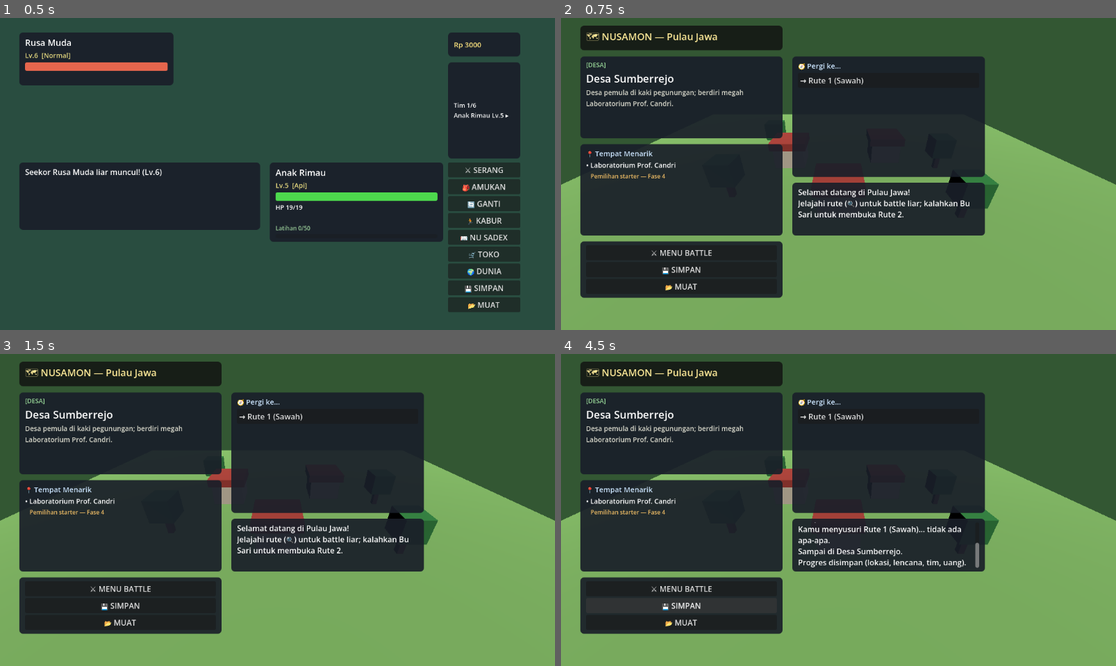
Above: before the commit, frames 1-4 (two rows, left to right).
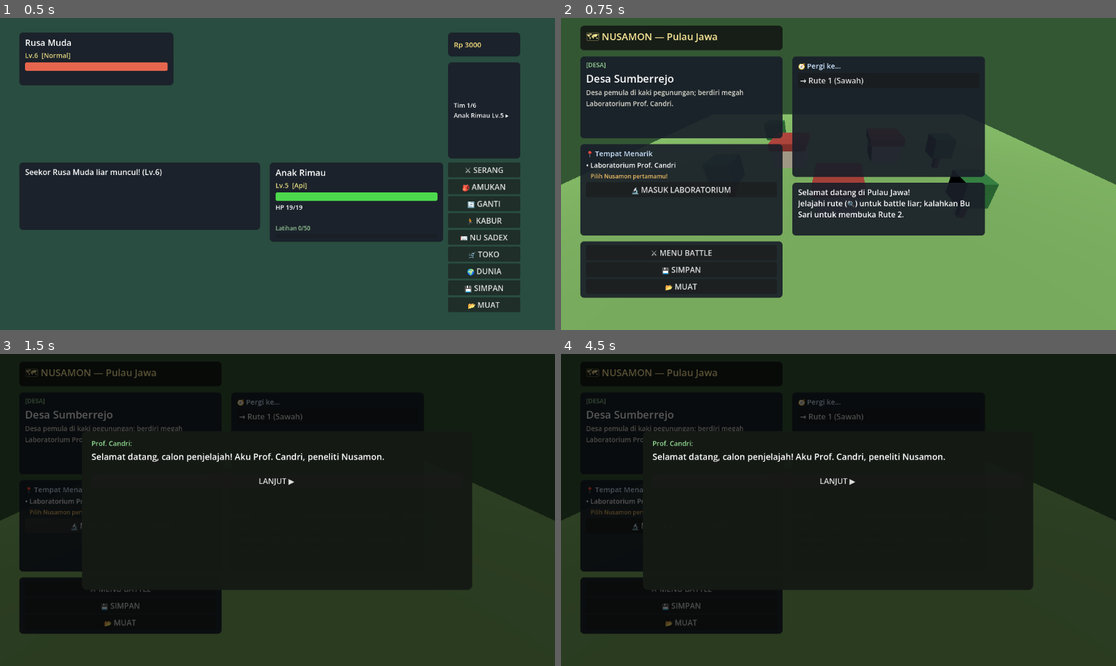
Above: after the commit, the same moments.

Repository: adminberitakarya-Aji/nusamon
Game: Godot game, scene res://game/battle/battle_scene.tscn
The game is run twice, just before and just after one commit, with the same random seed, the same clock (stepped at 60 frames per second) and the same inputs.
Inputs (mouse positions are in pixels of both pictures, inside the frame that each line leads up to):
- Up to frame 1 (0.5 s): no input
- Up to frame 2 (0.75 s): click "🌍 DUNIA" at 0.5 s
- Up to frame 3 (1.5 s): click (122, 525) at 1.25 s, where only the run after the commit has a clickable "🔬 MASUK LABORATORIUM"
- Up to frame 4 (4.5 s): click "→ Rute 1 (Sawah)" at 2 s; click (888, 416) at 2.75 s, where only the run before the commit has a clickable "🔍 JELAJAHI"; click (888, 432) at 3.5 s, where only the run before the commit has a clickable "→ Desa Sumberrejo"; click "💾 SIMPAN" at 4.25 s

Frame 1 is identical in both runs. In frame 2, 0.3% of the frame differs, in the area x 6-31%, y 49-57%; in frame 3, 82%; in frame 4, 84%, in the area x 0-100%, y 0-100%.

Commit message:
Fase 4: starter selection + cutscene Prof. Candri — pilih Anak Rimau/Orangkici/Penyuci di Lab (data-driven POI aksi+dialog), Progres.starter_id terkunci & persisten (Simpanan v2), gating encounter/gym, battle scene pakai starter — 28 asersi hijau (test_starter)

Diff:
--- a/data/world.json
+++ b/data/world.json
@@ -10,7 +10,18 @@
       "jenis": "desa",
       "deskripsi": "Desa pemula di kaki pegunungan; berdiri megah Laboratorium Prof. Candri.",
       "tempat": [
-        { "id": "lab_candri", "nama": "Laboratorium Prof. Candri", "status": "menyusul", "catatan": "Pemilihan starter — Fase 4" }
+        {
+          "id": "lab_candri",
+          "nama": "Laboratorium Prof. Candri",
+          "status": "aktif",
+          "catatan": "Pilih Nusamon pertamamu!",
+          "aksi": "pilih_starter",
+          "dialog": [
+            "Selamat datang, calon penjelajah! Aku Prof. Candri, peneliti Nusamon.",
+            "Alam Nusantara penuh Nusamon luar biasa — dan saatnya kamu punya sahabat pertama!",
+            "Pilih satu dari tiga Nusamon ini. Mereka akan menemanimu menjelajahi seluruh Indonesia!"
+          ]
+        }
       ],
       "encounters": []
     },
--- a/game/battle/battle_scene.gd
+++ b/game/battle/battle_scene.gd
@@ -6,7 +6,7 @@
 
 const WILD_IDS := [22, 23, 24]          # rusa, monyet, ayam (Common — Jawa)
 const WILD_LEVEL_RANGE := [2, 6]
-const PLAYER_ID := 1                    # anak rimau (sebelum starter selection)
+const PLAYER_ID := 1                    # placeholder bila starter belum dipilih (Fase 4)
 const PLAYER_LEVEL := 5
 
 var data := {}
@@ -80,9 +80,11 @@
 ## (placeholder pusat pemulihan — Fase 2/3), lalu mon aktif jadi player.
 func _siapkan_pemain() -> void:
 	if Tim.jumlah() == 0:
-		var spesies_p := NusamonData.find_species(data, PLAYER_ID)
+		# starter hasil pemilihan di Lab (Fase 4) — placeholder anak rimau bila belum
+		var id_p := Progres.starter_id if Progres.sudah_pilih_starter() else PLAYER_ID
+		var spesies_p := NusamonData.find_species(data, id_p)
 		Tim.tambah(NusamonInstance.create(
-			spesies_p, data["detailSpesies"][str(PLAYER_ID)], 0, PLAYER_LEVEL))
+			spesies_p, data["detailSpesies"][str(id_p)], 0, PLAYER_LEVEL))
 	if Tim.pulihkan_semua() > 0:
 		_log("Tim dipulihkan di pusat pemulihan.")
 	player = Tim.aktif()  # EXP/level/evolusi tersimpan di anggota tim
--- a/game/scripts/core/progres.gd
+++ b/game/scripts/core/progres.gd
@@ -7,6 +7,7 @@
 
 static var lokasi: String = ""   # id lokasi pemain; "" = belum mulai jelajah
 static var lencana: Array = []   # id lencana gym (int), urut perolehan
+static var starter_id := 0       # id spesies starter (1 Rimau/2 Orangutan/3 Penyu); 0 = belum
 
 
 ## Kembalikan ke kondisi awal (prototipe/tes).
@@ -14,6 +15,18 @@
 	lokasi = ""
 	lencana = []
 	trainer_kalah = []
+	starter_id = 0
+
+
+## Starter sudah dipilih di Lab Prof. Candri? (Fase 4)
+static func sudah_pilih_starter() -> bool:
+	return starter_id > 0
+
+
+## Tetapkan starter — sekali saja (tidak bisa diganti).
+static func pilih_starter(id: int) -> void:
+	if starter_id == 0:
+		starter_id = id
 
 
 static func punya_lencana(id: int) -> bool:
--- a/game/scripts/core/simpanan.gd
+++ b/game/scripts/core/simpanan.gd
@@ -31,6 +31,7 @@
 			"lokasi": Progres.lokasi,
 			"lencana": Progres.lencana.duplicate(),
 			"trainer_kalah": Progres.trainer_kalah.duplicate(),
+			"starter": Progres.starter_id,
 		}}
 
 
@@ -115,6 +116,7 @@
 		Progres.trainer_kalah = []
 		for t in p.get("trainer_kalah", []):
 			Progres.tandai_kalah_trainer(String(t))
+		Progres.starter_id = maxi(0, int(p.get("starter", 0)))
 
 
 ## Hapus save file (prototipe/tes); true bila tak ada file / berhasil dihapus.
--- /dev/null
+++ b/game/tests/test_starter.gd
@@ -0,0 +1,143 @@
+extends SceneTree
+## Tes headless starter selection + cutscene (Fase 4 langkah 1): data POI lab,
+## Progres starter (terkunci sekali), cutscene world scene → starter masuk tim,
+## gating encounter/gym, starter dipakai battle scene, persistensi.
+## Jalankan: godot --headless --script game/tests/test_starter.gd
+## (atau: powershell -File tools\run_tests.ps1)
+
+var gagal := 0
+var lulus := 0
+
+
+func cek(nama: String, kondisi: bool, info := "") -> void:
+	if kondisi:
+		lulus += 1
+		print("[LULUS] " + nama)
+	else:
+		gagal += 1
+		print("[GAGAL] " + nama + (": " + info if info != "" else ""))
+
+
+func _init() -> void:
+	_mulai.call_deferred()
+
+
+func _mulai() -> void:
+	print("=== Tes Starter Selection NUSAMON ===")
+	var dunia := NusamonData.load_world()
+	var nusamons := NusamonData.load_nusamons()
+	cek("world.json terbaca", not dunia.is_empty())
+	cek("nusamons.json terbaca", not nusamons.is_empty())
+	if dunia.is_empty() or nusamons.is_empty():
+		quit(1)
+		return
+
+	# ---------- 1. data POI lab (data-driven)
+	var lab := WorldEngine.lokasi(dunia, "desa_sumberrejo")
+	var poi_lab := {}
+	for t in lab.get("tempat", []):
+		if String(t.get("id", "")) == "lab_candri":
+			poi_lab = t
+	cek("POI lab_candri ada", not poi_lab.is_empty())
+	cek("POI lab aksi = pilih_starter", String(poi_lab.get("aksi", "")) == "pilih_starter")
+	cek("POI lab punya dialog cutscene (>=3 baris)",
+		(poi_lab.get("dialog", []) as Array).size() >= 3)
+
+	# ---------- 2. data starter trio (roster: Rimau/Orangutan/Penyu)
+	var trio_ok := true
+	for pasangan in [[1, "Anak Rimau", "Api"], [2, "Orangkici", "Daun"], [3, "Penyuci", "Air"]]:
+		var sp := NusamonData.find_species(nusamons, pasangan[0])
+		if sp.is_empty() or String(sp.get("rarity", "")) != "starter":
+			trio_ok = false
+			continue
+		var t0: Dictionary = sp.get("tahapan", [{}])[0]
+		if String(t0.get("nama", "")) != pasangan[1] or not (t0.get("tipe", []) as Array).has(pasangan[2]):
+			trio_ok = false
+	cek("trio starter (1/2/3): rarity starter + nama & tipe tahap 0 benar", trio_ok)
+
+	# ---------- 3. Progres starter: terkunci sekali
+	Progres.reset()
+	cek("belum memilih starter", not Progres.sudah_pilih_starter())
+	Progres.pilih_starter(2)
+	Progres.pilih_starter(1)   # harus ditolak — sekali pilih
+	cek("starter terkunci (tidak bisa diganti)",
+		int(Progres.starter_id) == 2 and Progres.sudah_pilih_starter())
+	Progres.reset()
+	cek("reset menghapus starter", not Progres.sudah_pilih_starter())
+
+	# ---------- 4. cutscene world scene → starter masuk tim
+	Inventori.reset()
+	Tim.reset()
+	Nusadex.reset()
+	Simpanan.hapus()
+	Progres.reset()
+	Progres.lokasi = "desa_sumberrejo"
+	var paket: PackedScene = load("res://game/world/world_scene.tscn")
+	cek("world scene termuat", paket != null)
+	if paket == null:
+		quit(1)
+		return
+	var dunia_scene: Control = paket.instantiate()
+	root.add_child(dunia_scene)
+	# gating: tanpa starter, encounter & gym ditolak
+	dunia_scene._cari_encounter()
+	cek("encounter ditolak tanpa starter",
+		dunia_scene.log_label.text.contains("Pilih Nusamon pertamamu"))
+	dunia_scene._tantang_gym("bu_sari")
+	cek("gym ditolak tanpa starter",
+		dunia_scene.log_label.text.contains("Pilih Nusamon pertamamu"))
+	# cutscene: buka → lanjut melewati dialog → muncul pilihan → pilih Orangkici (2)
+	dunia_scene._buka_cutscene_starter()
+	cek("cutscene overlay terbuka", dunia_scene.cutscene_overlay != null)
+	cek("cutscene baris terisi dari data", dunia_scene.cutscene_baris.size() >= 3)
+	for i in dunia_scene.cutscene_baris.size():
+		dunia_scene._tampilkan_langkah_cutscene()
+		dunia_scene.cutscene_idx += 1
+	dunia_scene._tampilkan_langkah_cutscene()
+	cek("setelah dialog habis → langkah pilihan (overlay tetap)",
+		dunia_scene.cutscene_overlay != null and dunia_scene.cutscene_idx >= dunia_scene.cutscene_baris.size())
+	dunia_scene._pilih_starter(2)
+	cek("starter tersimpan di progres", int(Progres.starter_id) == 2)
+	cek("starter masuk tim (1 anggota)", Tim.jumlah() == 1)
+	cek("starter = Orangkici Lv.5",
+		String(Tim.aktif().display_name) == "Orangkici" and int(Tim.aktif().level) == 5)
+	cek("tipe starter = Daun", (Tim.aktif().types as Array).has("Daun"))
+	cek("nusadex: starter terlihat & tertangkap",
+		Nusadex.sudah_lihat(2) and Nusadex.sudah_tangkap(2))
+	cek("cutscene ditutup setelah memilih", dunia_scene.cutscene_overlay == null)
+	cek("log: ucapan perpisahan Prof. Candri",
+		dunia_scene.log_label.text.contains("Pilihan bagus"))
+	cek("starter tersimpan otomatis", FileAccess.file_exists(Simpanan.PATH))
+	# pilih ulang ditolak
+	dunia_scene._pilih_starter(1)
+	cek("pilih ulang ditolak (tim tetap 1)", Tim.jumlah() == 1 and int(Progres.starter_id) == 2)
+
+	# ---------- 5. persistensi starter (Simpanan v2)
+	Simpanan.terapkan(Simpanan.ambil_state())
+	cek("starter direstore dari state", int(Progres.starter_id) == 2 and Tim.jumlah() == 1)
+
+	# ---------- 6. battle scene memakai starter hasil pilihan
+	TrainerEngine.set_antrean("")   # pastikan tak ada antrean trainer
+	EncounterSystem.reset()
+	var paket_b: PackedScene = load("res://game/battle/battle_scene.tscn")
+	var battle: Control = paket_b.instantiate()
+	root.add_child(battle)
+	cek("battle scene: player = starter Orangkici",
+		String(battle.player.display_name) == "Orangkici" and int(battle.player.level) == 5,
+		"aktual " + String(battle.player.display_name))
+	cek("battle scene: wild battle liar tetap jalan", battle.wild != null)
+
+	# ---------- 7. placeholder lama tetap dipakai bila starter belum dipilih
+	Progres.reset()
+	Tim.reset()
+	Nusadex.reset()
+	Simpanan.hapus()   # cegah auto-load mengembalikan starter lama
+	var battle2: Control = paket_b.instantiate()
+	root.add_child(battle2)
+	cek("tanpa starter → placeholder anak rimau",
+		String(battle2.player.display_name) == "Anak Rimau",
+		"aktual " + String(battle2.player.display_name))
+
+	# ---------- ringkasan
+	print("=== Hasil: %d lulus, %d gagal ===" % [lulus, gagal])
+	quit(1 if gagal > 0 else 0)
--- a/game/world/world_scene.gd
+++ b/game/world/world_scene.gd
@@ -191,6 +191,9 @@
 			continue
 		daftar_tempat.add_child(_label("• %s" % String(t.get("nama", "?")), 14))
 		daftar_tempat.add_child(_label("   %s" % String(t.get("catatan", "")), 12, Color(0.95, 0.75, 0.4)))
+		# POI dengan aksi (Fase 4): lab starter — hanya bila belum memilih
+		if String(t.get("aksi", "")) == "pilih_starter" and not Progres.sudah_pilih_starter():
+			_tombol("🔬 MASUK LABORATORIUM", daftar_tempat, _buka_cutscene_starter)
 
 	# panel gym (Fase 3 langkah 3): leader, tim, hadiah — battle = langkah 4
 	if not trainer_gym.is_empty():
@@ -253,6 +256,9 @@
 
 ## Jelajahi rute → rol peluang encounter → battle liar (Fase 3 langkah 2).
 func _cari_encounter() -> void:
+	if Tim.jumlah() == 0:
+		_catatan("Pilih Nusamon pertamamu di Laboratorium Prof. Candri dulu!")
+		return
 	var cur := WorldEngine.lokasi(db, Progres.lokasi)
 	if not EncounterSystem.terjadi(cur, rng):
 		_catatan("Kamu menyusuri %s... tidak ada apa-apa." % String(cur.get("nama", "?")))
@@ -267,8 +273,116 @@
 	get_tree().change_scene_to_file(SCENE_BATTLE)
 
 
+# ------------------------------------------------------------ cutscene starter (Fase 4)
+
+const STARTER_LEVEL := 5
+const STARTER_IDS := [1, 2, 3]           # Rimau (Api) / Orangutan (Daun) / Penyu (Air)
+
+var cutscene_baris: Array = []
+var cutscene_idx := 0
+var cutscene_overlay: Control = null
+
+
+## Masuk laboratorium → cutscene Prof. Candri → pilih starter.
+func _buka_cutscene_starter() -> void:
+	var lab := WorldEngine.lokasi(db, Progres.lokasi)
+	var dialog: Array = []
+	for t in lab.get("tempat", []):
+		if String(t.get("id", "")) == "lab_candri":
+			dialog = t.get("dialog", [])
+	cutscene_baris = dialog
+	cutscene_idx = 0
+	_tampilkan_langkah_cutscene()
+
+
+func _tampilkan_langkah_cutscene() -> void:
+	if cutscene_overlay != null:
+		cutscene_overlay.queue_free()
+		cutscene_overlay = null
+	# overlay layar penuh — memblok interaksi panel di belakangnya
+	var overlay := ColorRect.new()
+	overlay.color = Color(0, 0, 0, 0.65)
+	overlay.set_anchors_preset(Control.PRESET_FULL_RECT)
+	overlay.mouse_filter = Control.MOUSE_FILTER_STOP
+	add_child(overlay)
+	cutscene_overlay = overlay
+	var panel := PanelContainer.new()
+	var st := StyleBoxFlat.new()
+	st.bg_color = Color(0.08, 0.1, 0.08, 0.97)
+	st.set_corner_radius_all(10)
+	st.content_margin_left = 20
+	st.content_margin_right = 20
+	st.content_margin_top = 16
+	st.content_margin_bottom = 16
+	panel.add_theme_stylebox_override("panel", st)
+	panel.position = Vector2(170, 160)
+	panel.custom_minimum_size = Vector2(810, 330)
+	overlay.add_child(panel)
+	var v := VBoxContainer.new()
+	panel.add_child(v)
+	if cutscene_idx < cutscene_baris.size():
+		# langkah dialog: teks + tombol lanjut
+		v.add_child(_label("Prof. Candri:", 14, Color(0.6, 0.9, 0.6)))
+		v.add_child(_label(String(cutscene_baris[cutscene_idx]), 18))
+		var spasi := Control.new()
+		spasi.custom_minimum_size = Vector2(0, 14)
+		v.add_child(spasi)
+		_tombol_layar(v, "LANJUT ▶", func() -> void:
+			cutscene_idx += 1
+			_tampilkan_langkah_cutscene())
+	else:
+		# langkah akhir: pilihan starter (data nusamons.json: nama & tipe tahap 0)
+		v.add_child(_label("Pilih Nusamon pertamamu — sahabat petualanganmu!",
+			18, Color(1.0, 0.92, 0.6)))
+		var spasi := Control.new()
+		spasi.custom_minimum_size = Vector2(0, 10)
+		v.add_child(spasi)
+		for sid in STARTER_IDS:
+			var sp := NusamonData.find_species(nusamons, sid)
+			var tahap0: Dictionary = sp.get("tahapan", [{}])[0]
+			var tipe := " / ".join(tahap0.get("tipe", []))
+			var b := _tombol_layar(v, "%s — tipe %s" % [String(tahap0.get("nama", "?")), tipe],
+				func() -> void: _pilih_starter(sid))
+			b.alignment = HORIZONTAL_ALIGNMENT_LEFT
+
+
+func _tombol_layar(induk: VBoxContainer, tek: String, cb: Callable) -> Button:
+	var b := Button.new()
+	b.text = tek
+	b.pressed.connect(cb)
+	induk.add_child(b)
+	return b
+
+
+## Terima starter: masuk tim Lv.%d, Nusadex terisi, progres terkunci & tersimpan.
+func _pilih_starter(sid: int) -> void:
+	if Progres.sudah_pilih_starter():
+		return
+	Progres.pilih_starter(sid)
+	var sp := NusamonData.find_species(nusamons, sid)
+	var mon := NusamonInstance.create(sp, nusamons["detailSpesies"][str(sid)], 0, STARTER_LEVEL)
+	Tim.tambah(mon)
+	Nusadex.lihat(sid)
+	Nusadex.tangkap(sid)
+	Simpanan.simpan()  # starter persisten (Simpanan v2)
+	_tutup_cutscene()
+	_catatan("Prof. Candri: Pilihan bagus! Jaga %s dengan baik, ya." % mon.display_name)
+	_catatan("Petualangan dari Desa Sumberrejo dimulai — %s menyertainya! (Lv.%d)" % [
+		mon.display_name, STARTER_LEVEL])
+	_perbarui()
+
+
+func _tutup_cutscene() -> void:
+	if cutscene_overlay != null:
+		cutscene_overlay.queue_free()
+		cutscene_overlay = null
+
+
 ## Tantang gym leader → antrean battle → scene battle (Fase 3 langkah 4).
 func _tantang_gym(trainer_id: String) -> void:
+	if Tim.jumlah() == 0:
+		_catatan("Pilih Nusamon pertamamu di Laboratorium Prof. Candri dulu!")
+		return
 	if Progres.sudah_kalah_trainer(trainer_id):
 		_catatan("%s sudah dikalahkan — rematch menyusul." % trainer_id)
 		return
Not shown, added: game/tests/test_starter.gd.uid
Not shown, changed: tools/run_tests.ps1
Not shown, changed: tools/validate.ps1
